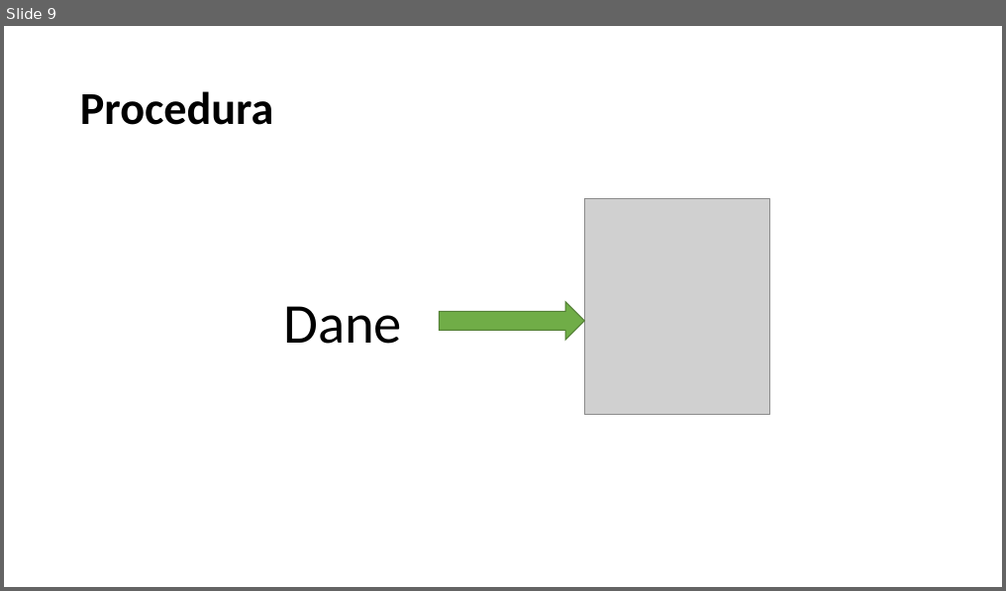
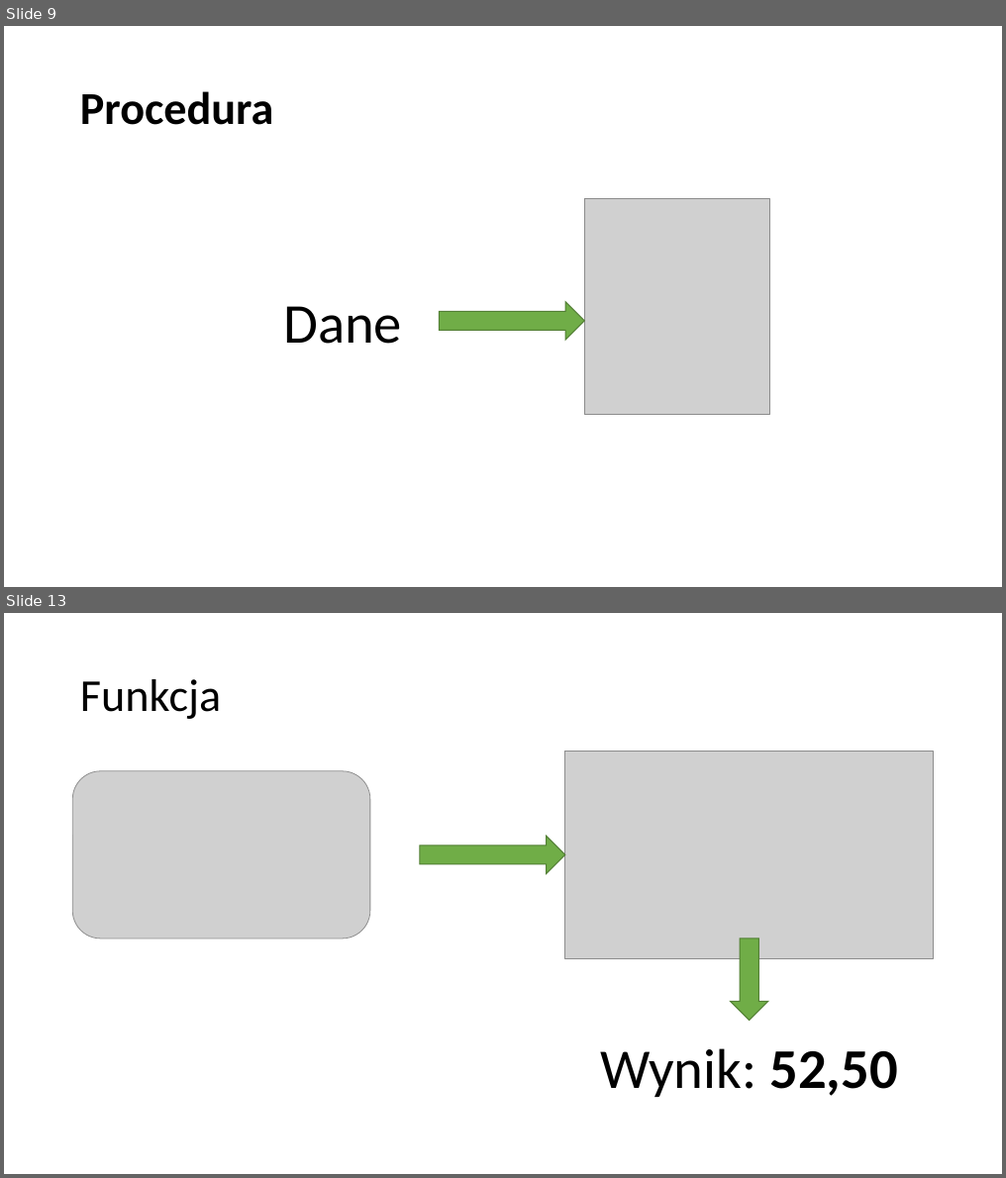
Before and after one commit to blackbat13/CS-HTiEW, a slide deck: Wprowadzenie do funkcji/I. Wprowadzenie do funkcji/Funkcje.pptx. Shown one above the other, each under a label of ours: slide 9 before the commit, slides 9 and 13 after it; the slides between them are not shown. The pictures are 1006x591 and 1006x1178 pixels, drawn with LibreOffice and Linux fonts; fonts in the diff are those of the drawing; grey boxes stand for pictures. Boxes give left, top, right and bottom in pixels: in the first picture for what was removed or moved away, otherwise in the second. Text is boxed around its words. In the diff, an @@ line names an element or a change of style, - is before the commit and + after.

Commit message:
Poprawiono prezentację o funkcjach. Dodano przykład porównujący funkcję z procedurą

```diff
--- a/Wprowadzenie do funkcji/I. Wprowadzenie do funkcji/Funkcje.pptx
+++ b/Wprowadzenie do funkcji/I. Wprowadzenie do funkcji/Funkcje.pptx
@@ slide 13 added at [4,613,1002,1174], background #FFFFFF @@
@@ title added at [80,679,221,719], 44 pt, text #000000 @@
+Funkcja
@@ picture added at [565,752,934,959] @@
@@ picture added at [73,771,371,939] @@
@@ right arrow added at [420,836,564,873], fill #70AD47, outline #538035 1 pt @@
@@ right arrow added at [731,939,768,1020], fill #70AD47, outline #538035 1 pt @@
@@ text added at [600,1049,898,1097], 54 pt, text #000000 @@
+Wynik: 52,50
```
Also in this commit, not shown: 4 slides changed, 1 other slide added.
